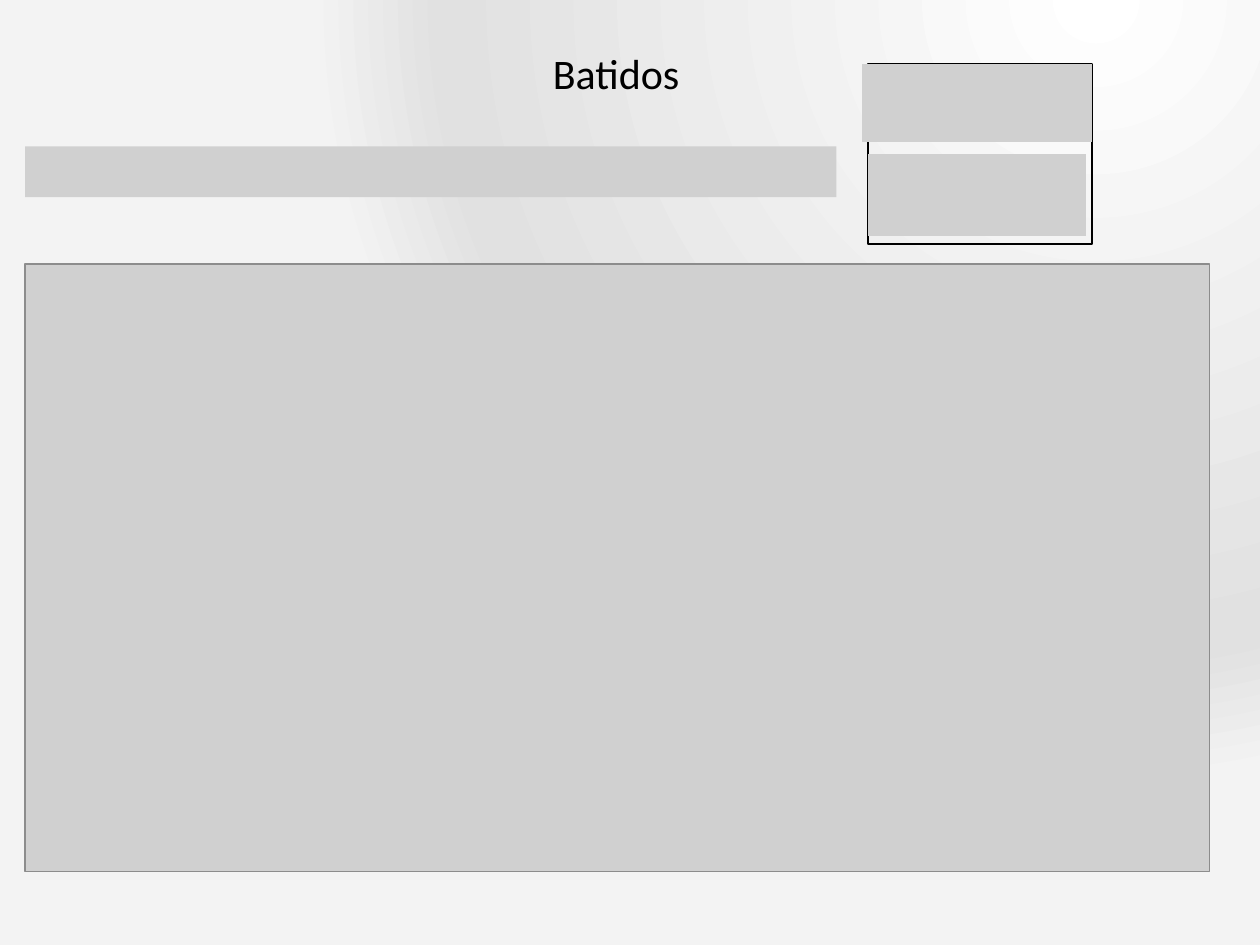
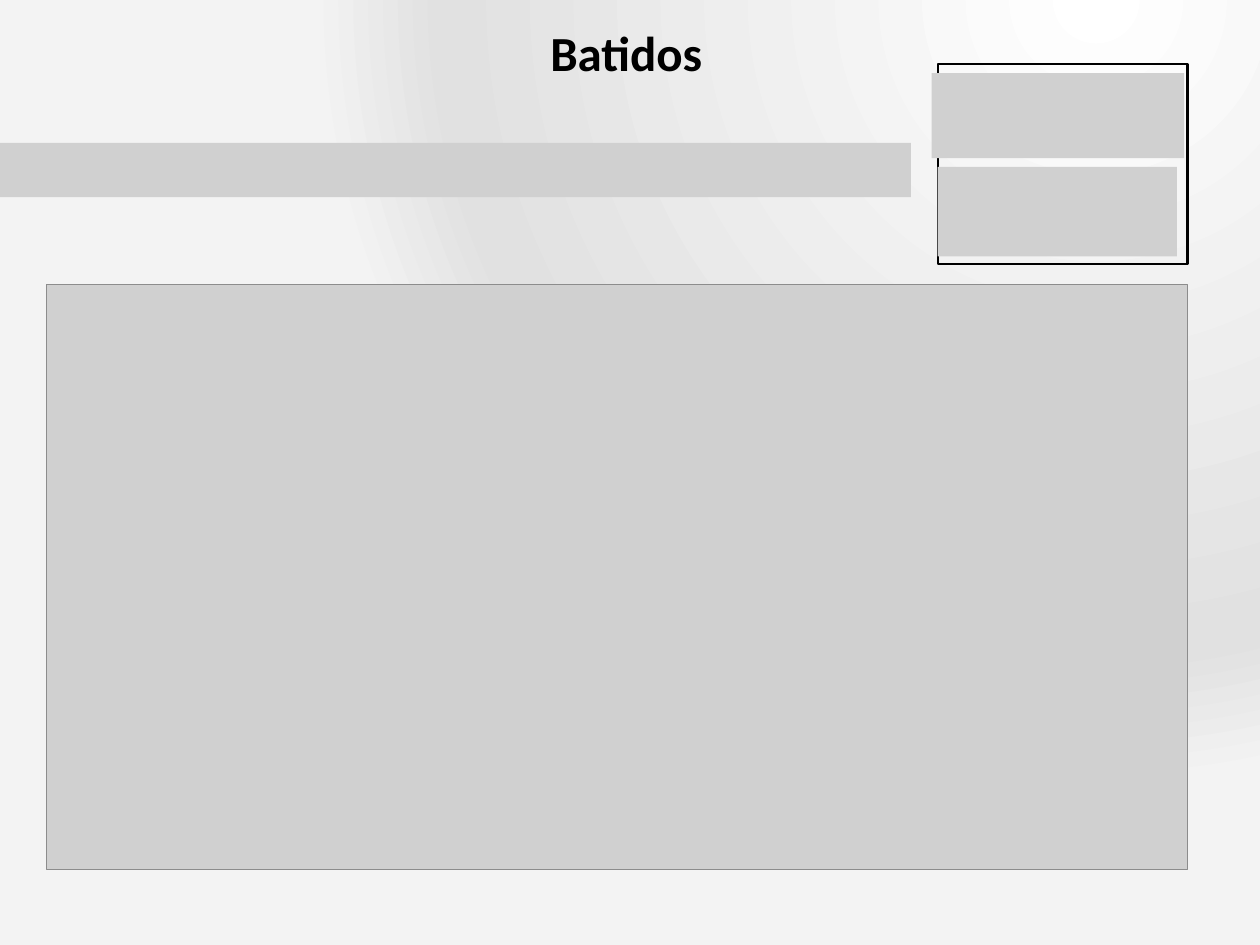
Before and after one commit to pugliese/Labo-3, a slide deck: slide 5 of Practica-Especial-Presentacion.pptx. Drawn at 1260x945 pixels with LibreOffice and Linux fonts; fonts in the diff are those of the drawing; grey boxes stand for pictures; background and template pictures are left out. Boxes give left, top, right and bottom in pixels: in the first picture for what was removed or moved away, otherwise in the second. Text is boxed around its words. In the diff, an @@ line names an element or a change of style, - is before the commit and + after.

```diff
--- a/Practica-Especial-Presentacion.pptx
+++ b/Practica-Especial-Presentacion.pptx
@@ text "Batidos": place and size @@
-text "Batidos" at (553, 60, 680, 90)
+text "Batidos" at (550, 36, 702, 72)
@@ text "Batidos" at (550, 36, 702, 72): size 24 to 28 pt, bold on @@
@@ picture: place and size @@
-picture at (862, 64, 1091, 142)
+picture at (931, 73, 1183, 159)
@@ rectangle: place and size @@
-rectangle at (868, 64, 1092, 244)
+rectangle at (937, 64, 1187, 265)
@@ picture: place and size @@
-picture at (25, 146, 837, 197)
+picture at (0, 142, 911, 197)
@@ picture: place and size @@
-picture at (868, 154, 1086, 236)
+picture at (937, 168, 1177, 257)
@@ picture: place and size @@
-picture at (25, 265, 1210, 872)
+picture at (47, 285, 1187, 869)
```
Also in this commit, not shown: 9 other slides changed, 1 other file.
